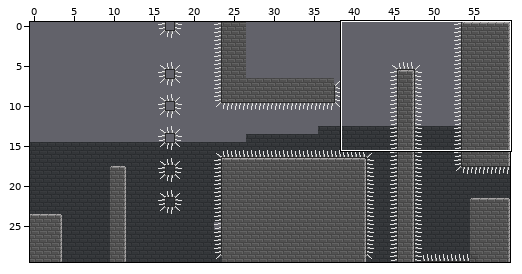
Two versions of a level (Tiled map (JSON), Bin/Levels/Level_12.json). Above, an overview of the earlier version with the close-up marked.
Close-up. The starting point:
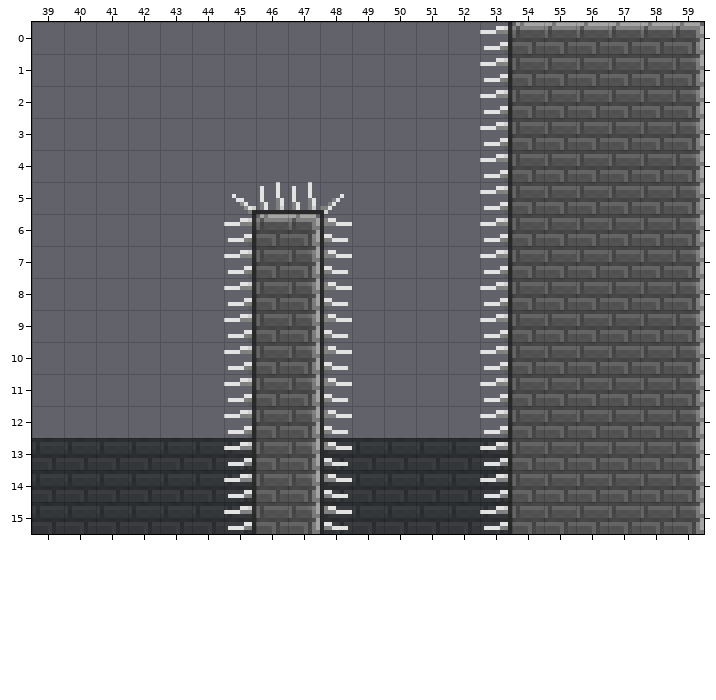
Cells are 8x8 px. Shown: x 39..59, y 0..15. The commit also changed other parts of the map, which this record leaves out.
After:
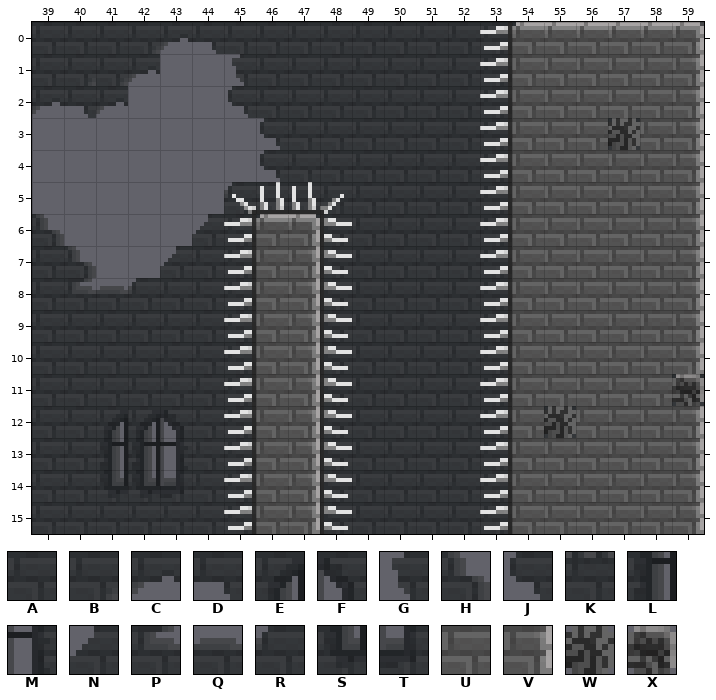
Key: from "passontileset": A 90, B 117, C 118, D 119, E 122, F 123, G 148, H 149, J 151, K 152, L 154, M 155, N 180, P 181, Q 182, R 183, S 186, T 187, U 378, V 380, W 387, X 411.
_ is an empty cell, . an unchanged one.
Changes in this commit:
--- layer "BG1"
@@ x 39..59 @@
- 0 ________________...._
- 1 ____.._________......
- 2 ___..._________......
- 3 .......________..._..
- 4 .......________......
- 5 ......_________......
- 6 _....__________......
- 7 __..___..______......
- 8 _______..______......
- 9 _______..______......
-10 _______..______......
-11 _______..______....._
-12 _______..______._....
-13 ..AAA................
-14 ..AAA................
+ 0 AAABCDAAAAAAAAAA....K
+ 1 ABBC..GAAAAAAAA......
+ 2 CDC...JAAAAAAAA......
+ 3 .......JAAAAAAA...A..
+ 4 .......JAAAAAAA......
+ 5 ......RAAAAAAAA......
+ 6 H....NAAAAAAAAA......
+ 7 AH..NAA..AAAAAA......
+ 8 APQRAAA..AAAAAA......
+ 9 AAAAAAA..AAAAAA......
+10 AAAAAAA..AAAAAA......
+11 AAAAAAA..AAAAAA.....A
+12 AAEEFAA..AAAAAA.A....
+13 ..LLM................
+14 ..SST................
--- layer "FG1"
@@ x 57..57 @@
- 3 U
+ 3 W
@@ x 55..59 @@
-11 ....V
-12 U....
+11 ....X
+12 W....
Changed places in both close-ups, as pixel boxes (x1, y1, x2, y2):
changed: (32, 22, 516, 498)
added: (700, 22, 704, 26)
changed: (608, 118, 640, 150)
changed: (672, 374, 704, 406)
changed: (544, 406, 576, 438)
